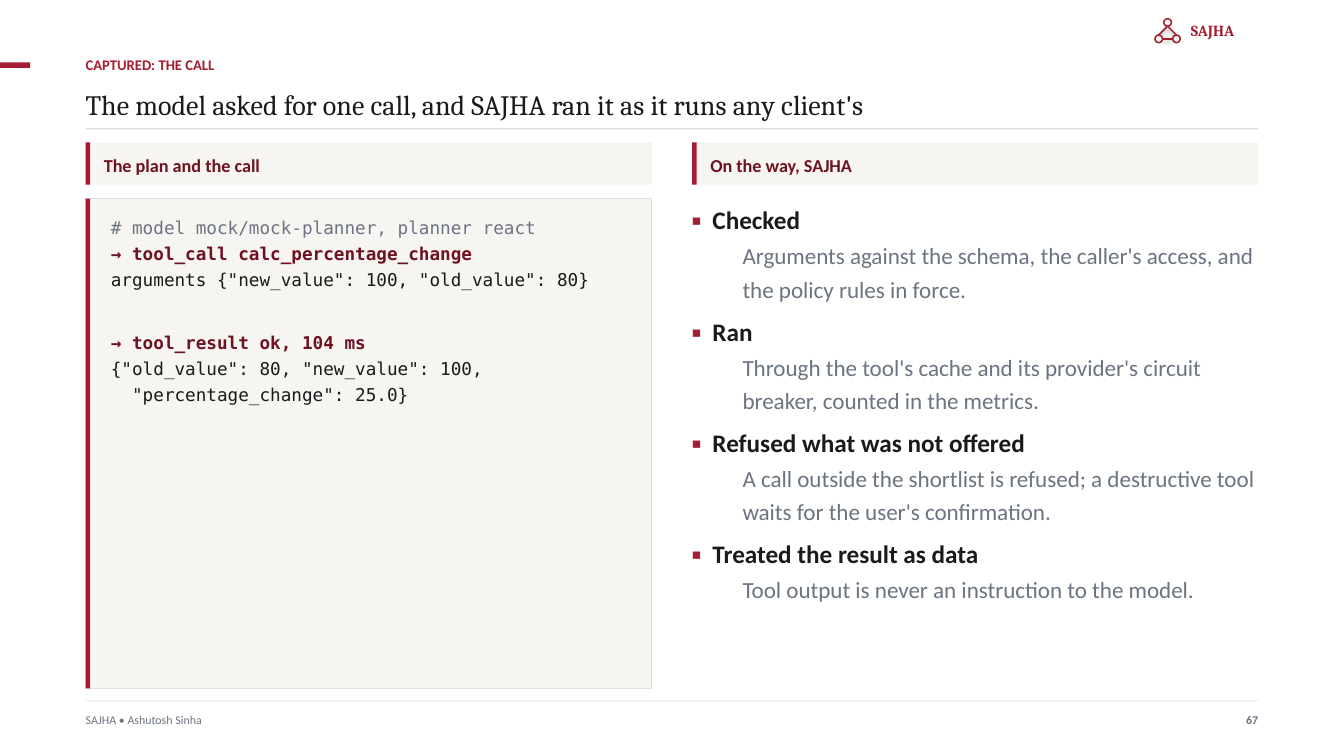
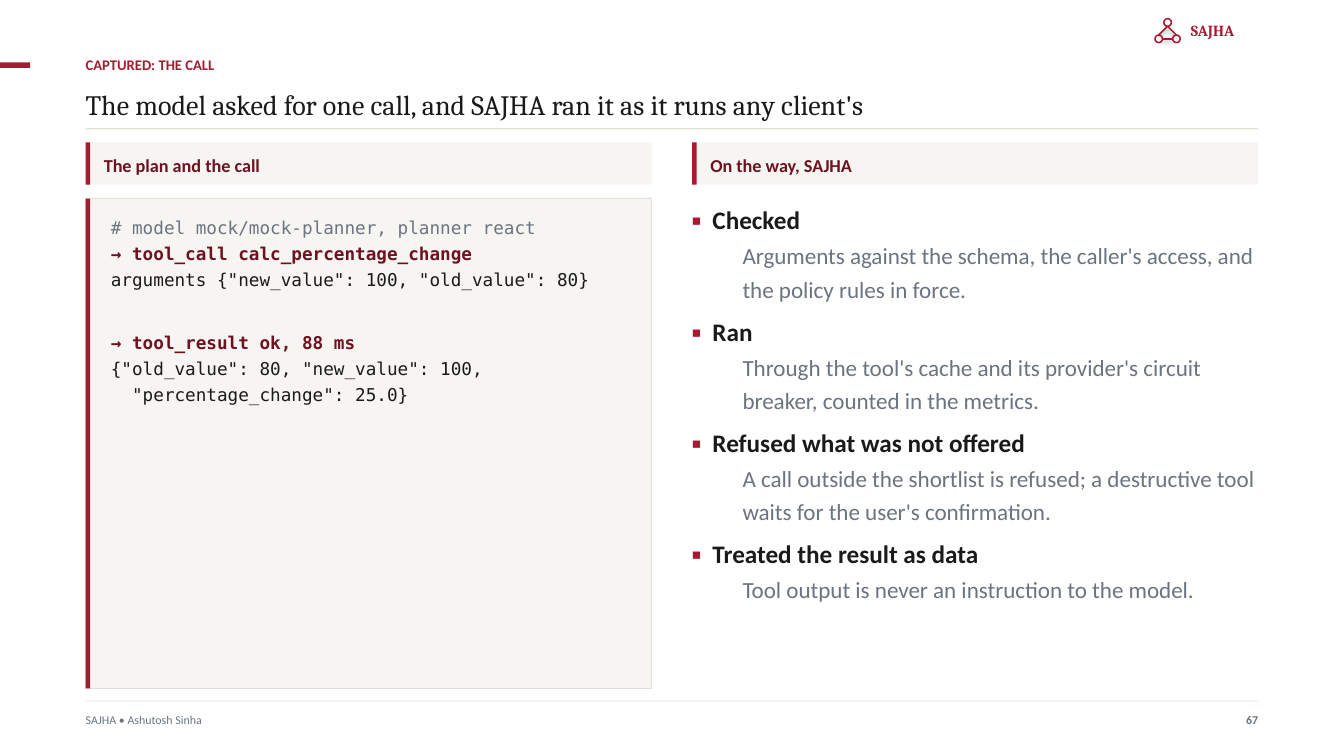
Before and after one commit to ajsinha/sajhamcpserver, a slide deck: slide 67 of docs/publications/SAJHA-MCP-Server.pptx. Drawn at 1344x756 pixels with LibreOffice and Linux fonts; fonts in the diff are those of the drawing. Boxes give left, top, right and bottom in pixels: in the first picture for what was removed or moved away, otherwise in the second. Text is boxed around its words. In the diff, an @@ line names an element or a change of style, - is before the commit and + after.

```diff
--- a/docs/publications/SAJHA-MCP-Server.pptx
+++ b/docs/publications/SAJHA-MCP-Server.pptx
@@ text at (132, 335, 355, 353): text changed @@
-→ tool_result ok, 104 ms
+→ tool_result ok, 88 ms
```
Also in this commit, not shown: 9 other slides changed, 26 other files.
